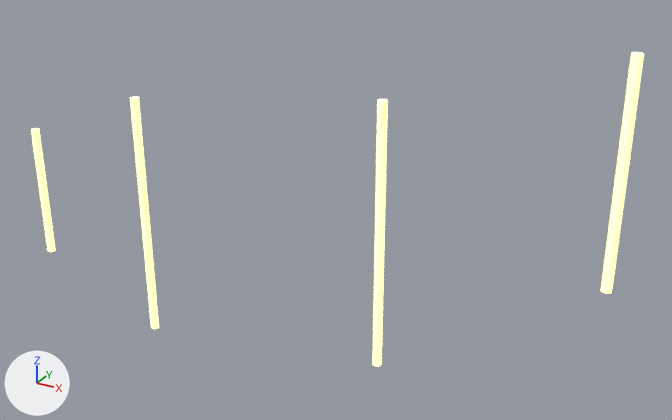
Two versions of the glTF model public/assets/models/lights.glb, one commit apart.
Before and after are seen from a camera (50 mm lens) standing at (20.6, -22.8, 27.9) and looking at (2.9, 9.4, 11.8). The axes (+X, +Y, +Z) are drawn at lower left. The lights are the same throughout. Vertices at the same position are counted once.

The older version as bpy lines, for what is in view:
```python
mat_lights = principled_material('lights')
mat_lights.base_color = (1.0, 1.0, 1.0)  # white #ffffff
mat_lights.metallic = 1.0
mat_lights.roughness = 1.0
mat_lights.emission_color = (1.0, 1.0, 0.152)  # yellow #ffff6d
mat_lights.emission_strength = 1.0
me_cylinder_002 = bpy.data.meshes.new('Cylinder.002')
me_cylinder_002.from_pydata(...)  # 288 vertices, 560 faces; spans x -12.1..16.5, y -0.2..0.2, z -7.4..9.2
me_cylinder_002.materials.append(mat_lights)  # white #ffffff
ob_cylinder_002 = bpy.data.objects.new('Cylinder.002', me_cylinder_002)
ob_cylinder_002.location = (-1.48, 8.29, 11.15)
```
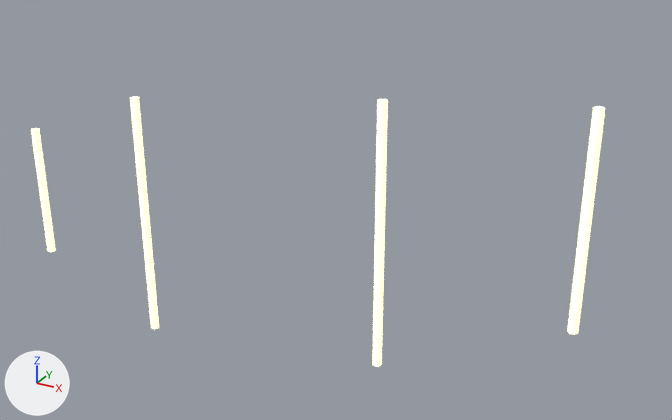
The newer file is also turned or shifted as a whole; pictures and numbers use the older file's frame.

The change in detail:
In material 'lights' (mat_lights), emission_color goes from (1.0, 1.0, 0.152) (yellow #ffff6d) to (1.0, 1.0, 0.381) (beige #ffffa6).
me_cylinder_002 has 288 vertices, 560 faces and spans x -12.1..16.5, y -0.2..0.2, z -7.4..9.2.
me_cylinder_002 is used by ob_cylinder_002; location (-1.48, 8.29, 11.15).
me_cylinder_002 part 1: the loose piece of 64 vertices spanning x 16.1..16.5, y -0.2..0.2, z 0.4..9.2 is moved by (-1.0, 0.0, -2.0).

Boxes [x1, y1, x2, y2] around the edits, measured in the pictures (672 x 420 px; the box of a moved part takes in the faces that stretch with it):
'Cylinder.002', recoloured, reshaped (6% narrower, 14% shorter)
    before: [31, 52, 644, 367]
    after: [31, 96, 605, 367]
part 1 of me_cylinder_002, moved or reshaped
    before: [601, 52, 644, 294]
    after: [567, 106, 605, 335]
